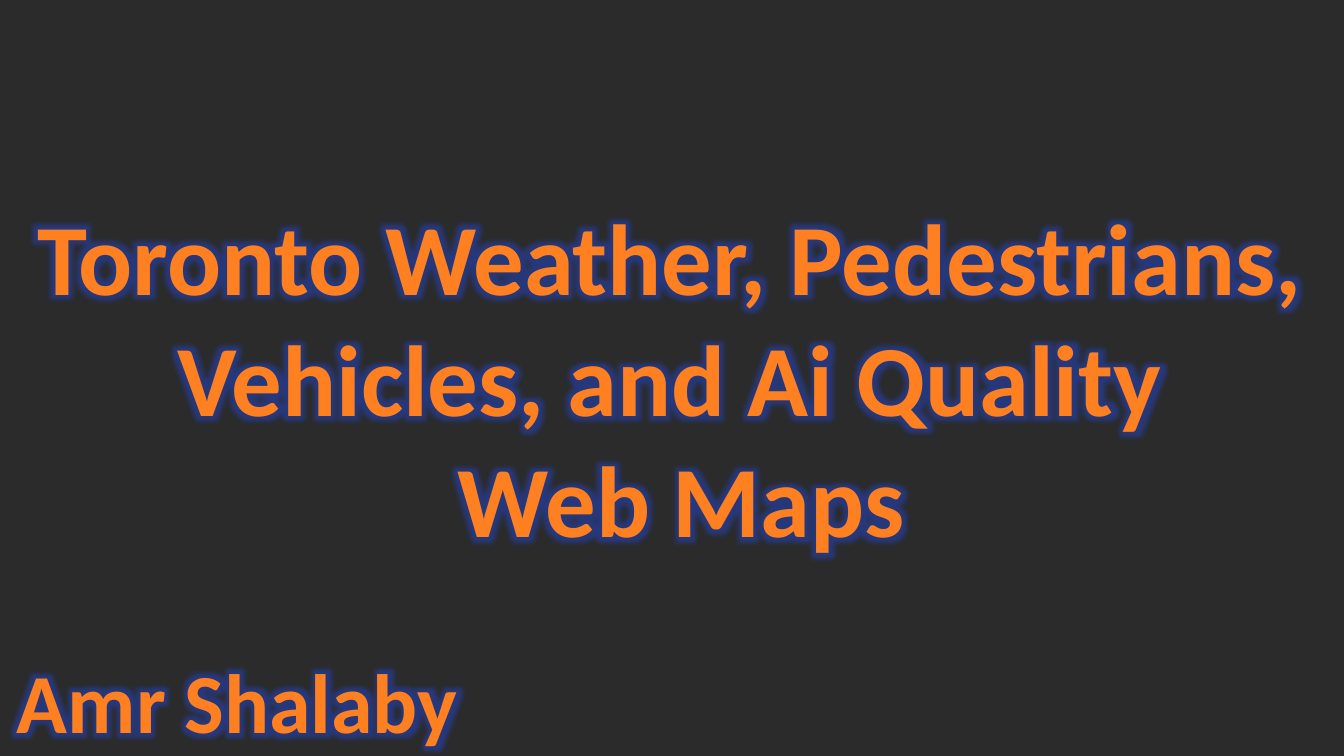
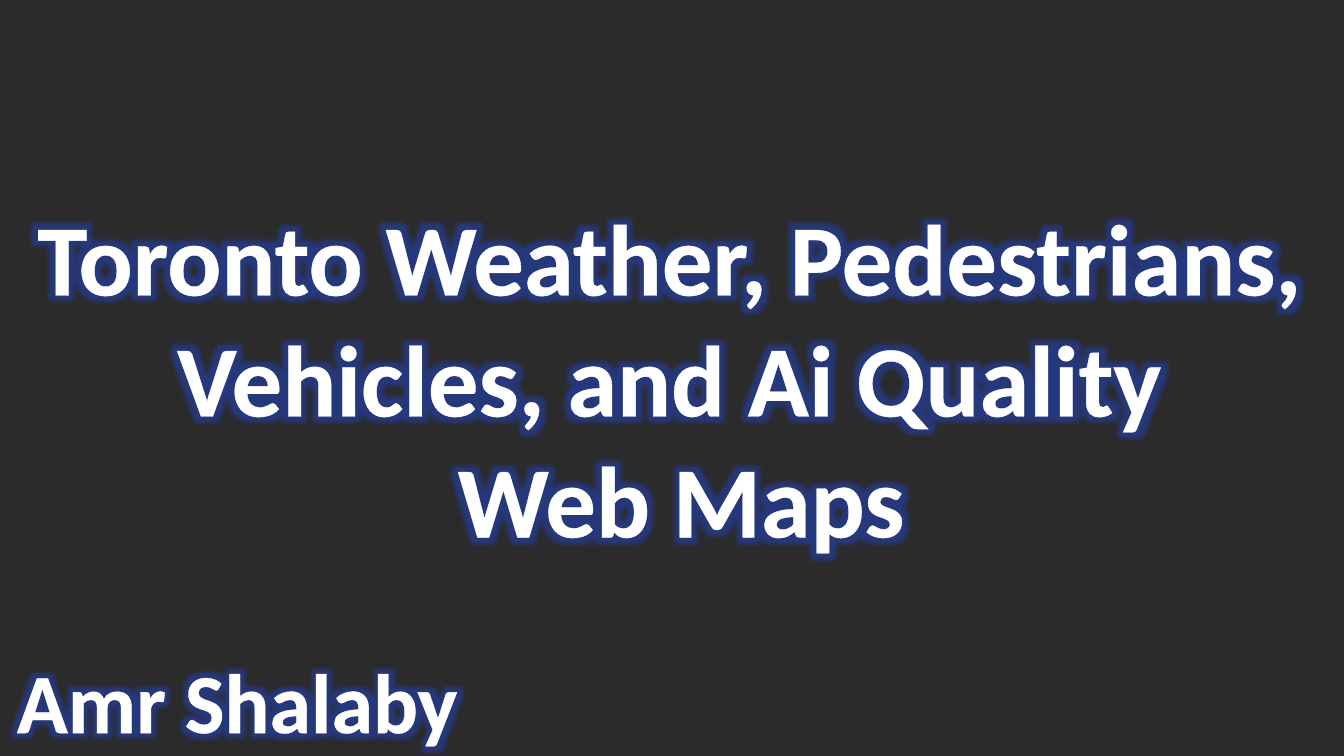
Before and after one commit to shalabyamr/Web_Maps_with_Auto_ML_Forecasts, a slide deck: slide 1 of Report/Pipeline_Process.pptx. Drawn at 1344x756 pixels with LibreOffice and Linux fonts; fonts in the diff are those of the drawing; background and template pictures are left out; a plain dark background stands for a picture behind light text. Boxes give left, top, right and bottom in pixels: in the first picture for what was removed or moved away, otherwise in the second. Text is boxed around its words. In the diff, an @@ line names an element or a change of style, - is before the commit and + after.

```diff
--- a/Report/Pipeline_Process.pptx
+++ b/Report/Pipeline_Process.pptx
@@ text "Toronto Weather, Pedestrians," at bbox=[37, 212, 1302, 560]: text colour #FF8021 to #FFFFFF @@
@@ text "Amr Shalaby" at bbox=[17, 663, 457, 752]: text colour #FF8021 to #FFFFFF @@
```
Also in this commit, not shown: 1 other slide changed, 1 other file.
